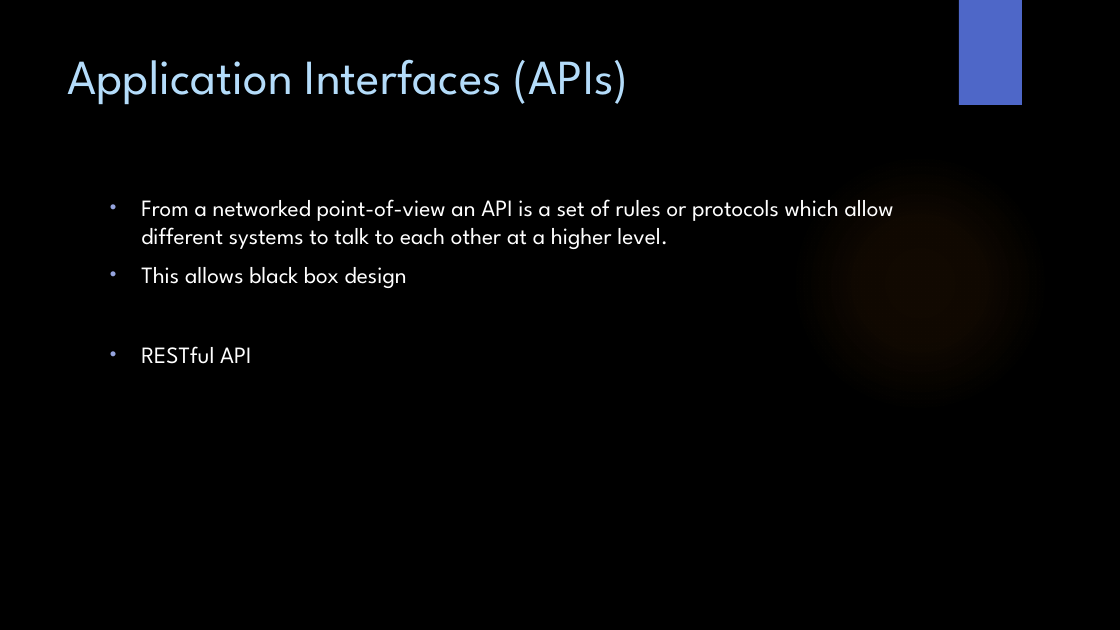
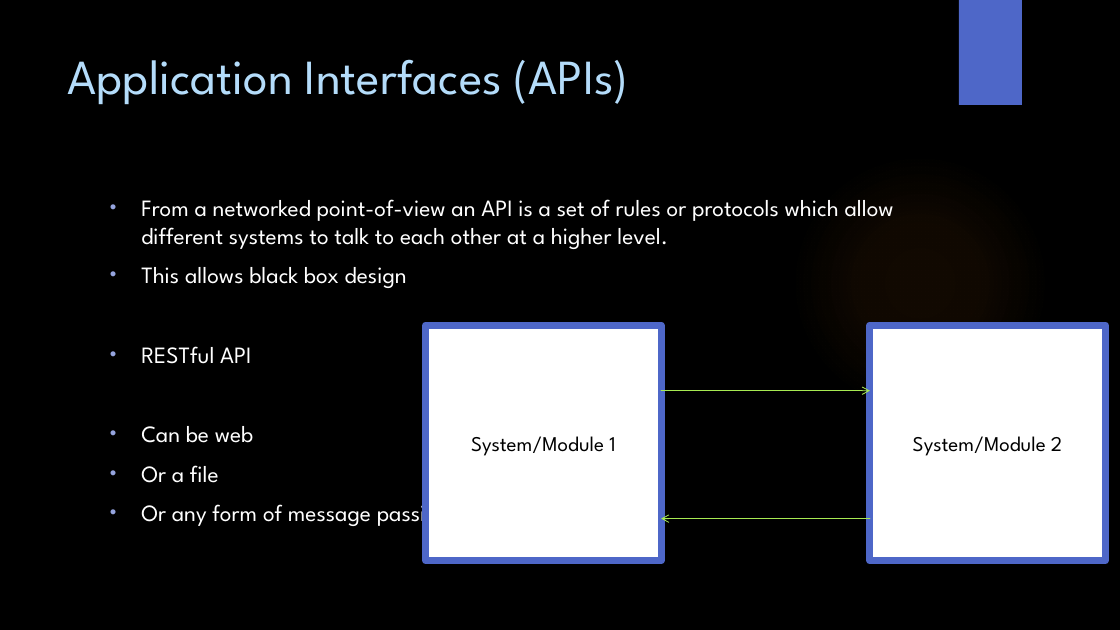
Before and after one commit to WitsSoftDev/SoftDev2016, a slide deck: slide 18 of Session 2/Softdev Session 2 2016.pptx. Drawn at 1120x630 pixels with LibreOffice and Linux fonts; fonts in the diff are those of the drawing; background and template pictures are left out. Boxes give left, top, right and bottom in pixels: in the first picture for what was removed or moved away, otherwise in the second. Text is boxed around its words. In the diff, an @@ line names an element or a change of style, - is before the commit and + after.

```diff
--- a/Session 2/Softdev Session 2 2016.pptx
+++ b/Session 2/Softdev Session 2 2016.pptx
@@ rectangle added at [426, 325, 661, 560], fill #FFFFFF, outline #4E67C8 6 pt, 18 pt, text #000000 @@
+System/Module 1
@@ rectangle added at [870, 325, 1106, 560], fill #FFFFFF, outline #4E67C8 6 pt, 18 pt, text #000000 @@
+System/Module 2
@@ arrow added from (661, 391) to (870, 391), #A7EA52 0.75 pt @@
@@ text at [141, 426, 450, 529]: paragraphs added @@
+• Can be web
+• Or a file
+• Or any form of message passing
@@ arrow added from (870, 518) to (661, 518), #A7EA52 0.75 pt @@
```
Also in this commit, not shown: 9 other slides changed, 5 other files.
